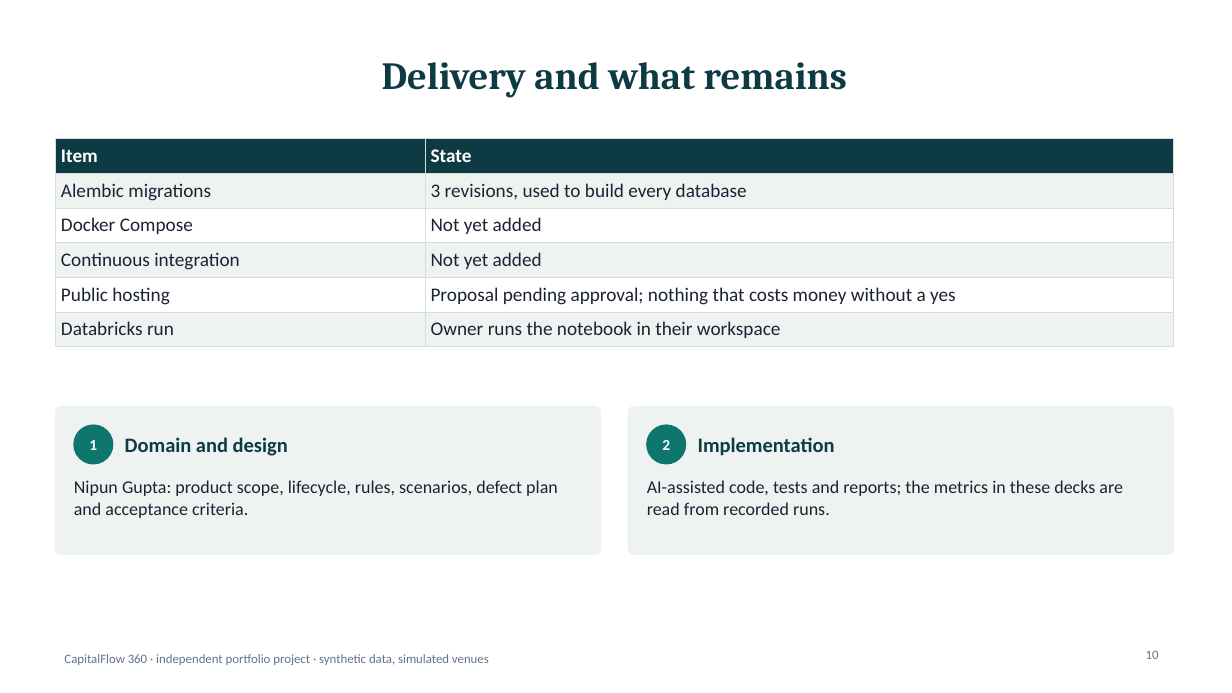
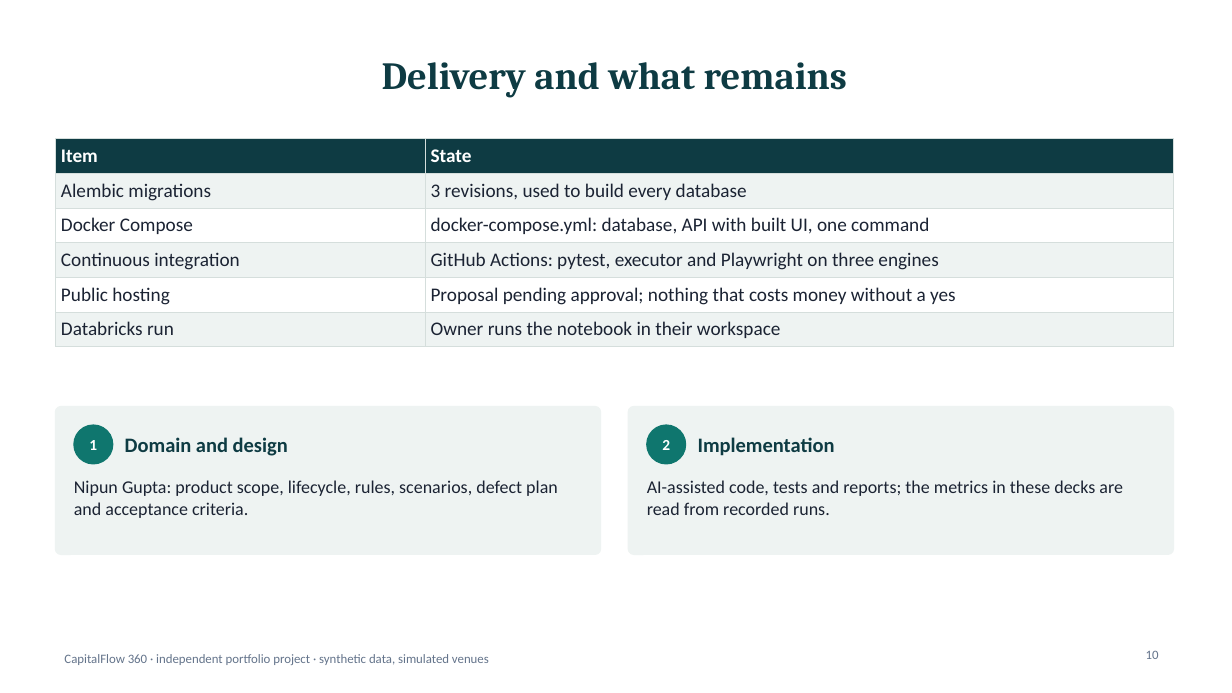
Before and after one commit to nipunrg1990rocks-dev/banking-ai-portfolio, a slide deck: slide 10 of projects/p7_capitalflow360/reporting/out/CF360_Architecture_and_Data.pptx. Drawn at 1232x693 pixels with LibreOffice and Linux fonts; fonts in the diff are those of the drawing. Boxes give left, top, right and bottom in pixels: in the first picture for what was removed or moved away, otherwise in the second. Text is boxed around its words. In the diff, an @@ line names an element or a change of style, - is before the commit and + after.

```diff
--- a/projects/p7_capitalflow360/reporting/out/CF360_Architecture_and_Data.pptx
+++ b/projects/p7_capitalflow360/reporting/out/CF360_Architecture_and_Data.pptx
@@ table at box(55, 139, 1174, 342) @@
-row 3, column 2: Not yet added
+row 3, column 2: docker-compose.yml: database, API with built UI, one command
-row 4, column 2: Not yet added
+row 4, column 2: GitHub Actions: pytest, executor and Playwright on three engines
```
Also in this commit, not shown: 1 other slide changed, 23 other files.
